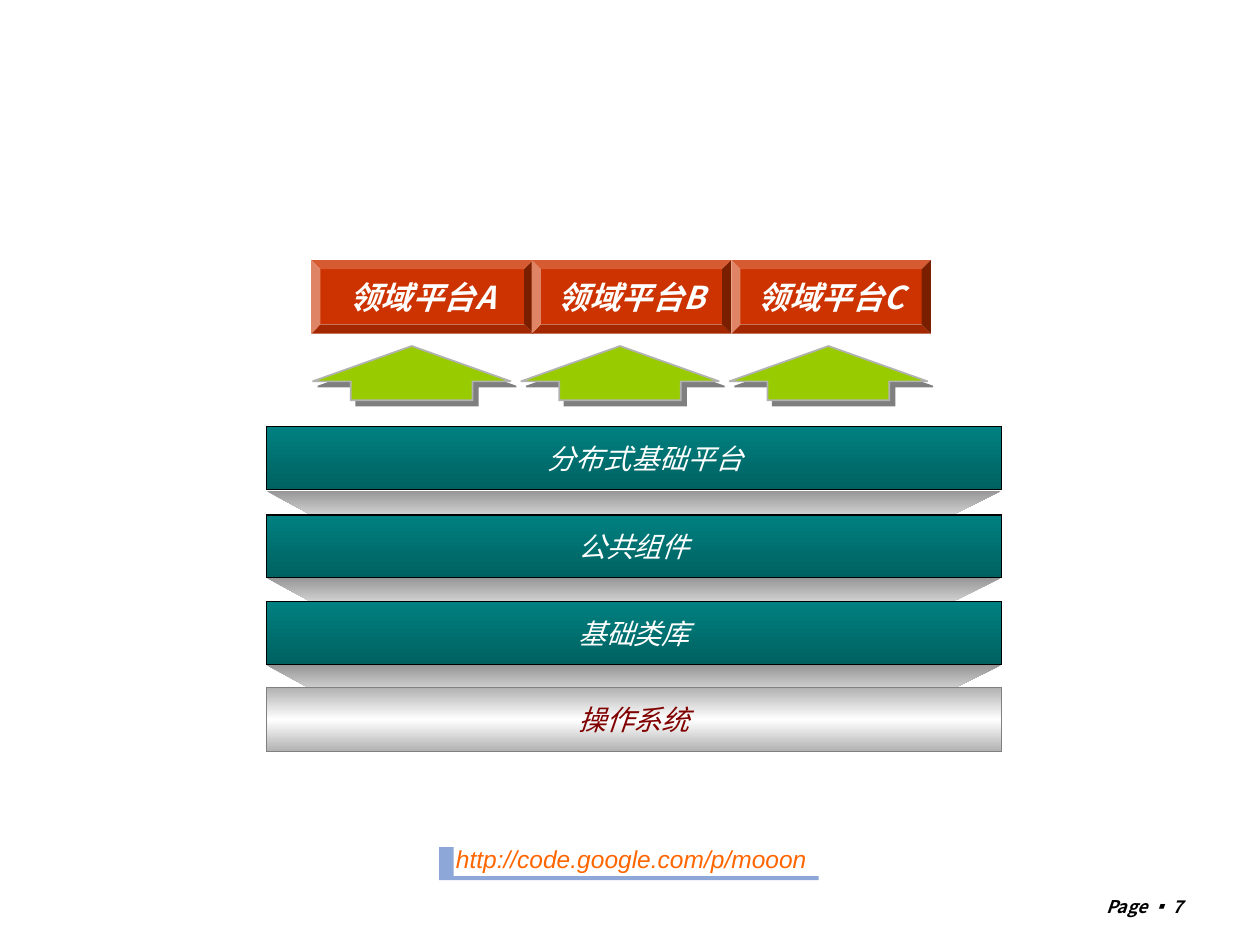
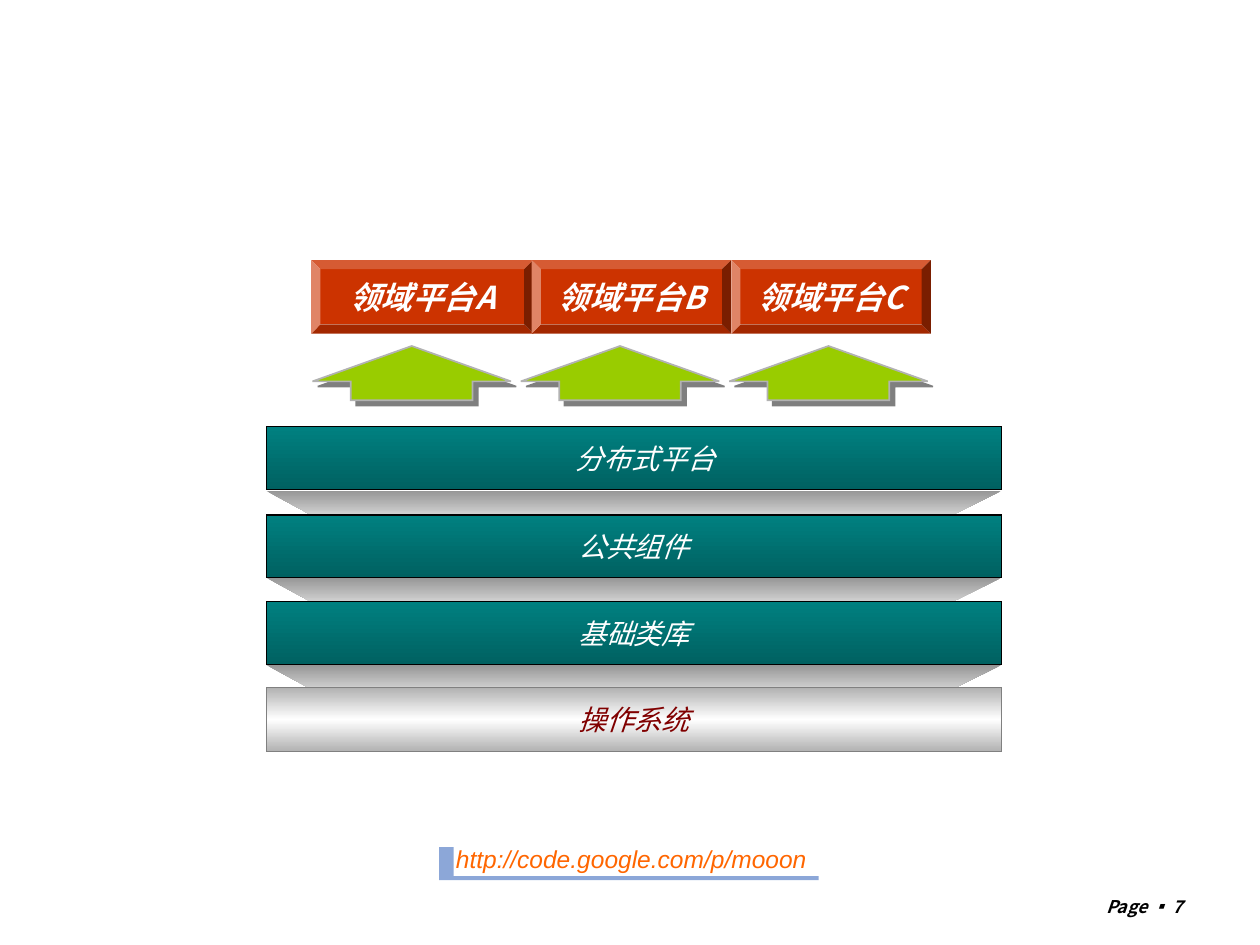
Before and after one commit to machicao2013/mooon, a slide deck: slide 7 of distributed_platform/docs/mooon.ppt. Drawn at 1260x945 pixels with LibreOffice and Linux fonts; fonts in the diff are those of the drawing; background and template pictures are left out. Boxes give left, top, right and bottom in pixels: in the first picture for what was removed or moved away, otherwise in the second. Text is boxed around its words. In the diff, an @@ line names an element or a change of style, - is before the commit and + after.

```diff
--- a/distributed_platform/docs/mooon.ppt
+++ b/distributed_platform/docs/mooon.ppt
@@ text in rectangle at (x1=576, y1=445, x2=716, y2=472): text changed @@
-分布式基础平台
+分布式平台
```
Also in this commit, not shown: 21 other slides changed, 5 slides added, 4 slides removed, 4 other files.
